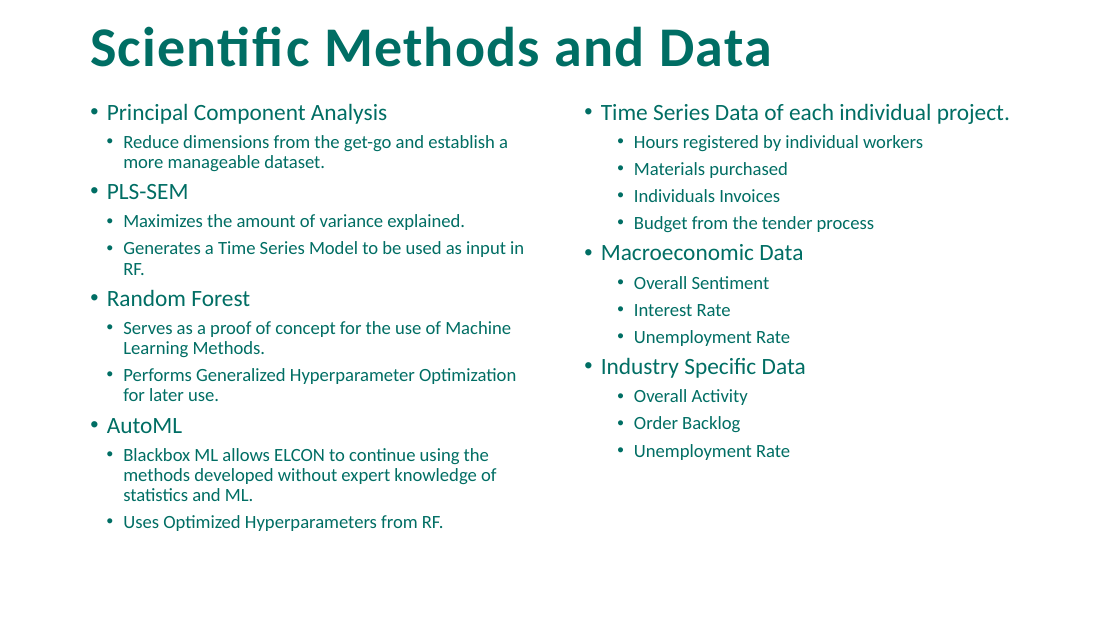
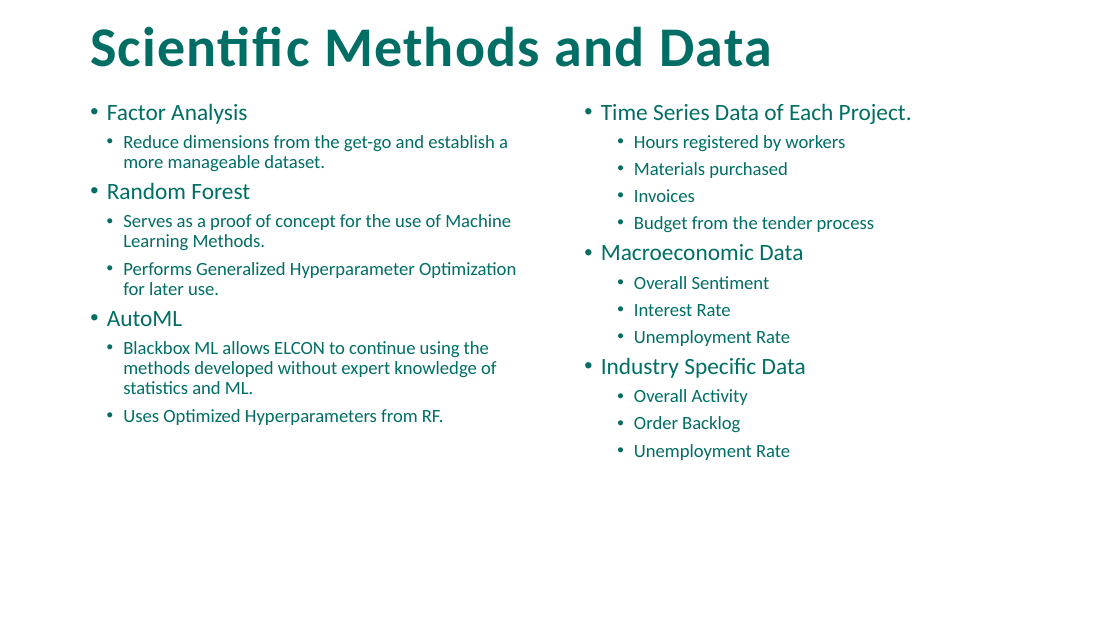
Before and after one commit to tobiasbrammer/4873-Project-based-Internship, a slide deck: slide 5 of Pitch/Statistisk Risikovurdering.pptx. Drawn at 1120x630 pixels with LibreOffice and Linux fonts; fonts in the diff are those of the drawing; background and template pictures are left out. Boxes give left, top, right and bottom in pixels: in the first picture for what was removed or moved away, otherwise in the second. Text is boxed around its words. In the diff, an @@ line names an element or a change of style, - is before the commit and + after.

```diff
--- a/Pitch/Statistisk Risikovurdering.pptx
+++ b/Pitch/Statistisk Risikovurdering.pptx
@@ text at [107, 103, 247, 124]: text changed @@
-• Principal Component Analysis
+• Factor Analysis
@@ text at [601, 103, 912, 152]: text changed @@
-• Time Series Data of each individual project.
-    • Hours registered by individual workers
+• Time Series Data of Each Project.
+    • Hours registered by workers
@@ text at [107, 184, 524, 275]: paragraphs removed @@
-• PLS-SEM
-  • Maximizes the amount of variance explained.
-  • Generates a Time Series Model to be used as input in RF.
@@ text at [634, 189, 695, 202]: text changed @@
-    • Individuals Invoices
+    • Invoices
```
Also in this commit, not shown: 4 other slides changed, 2 slides removed, 8 other files.
